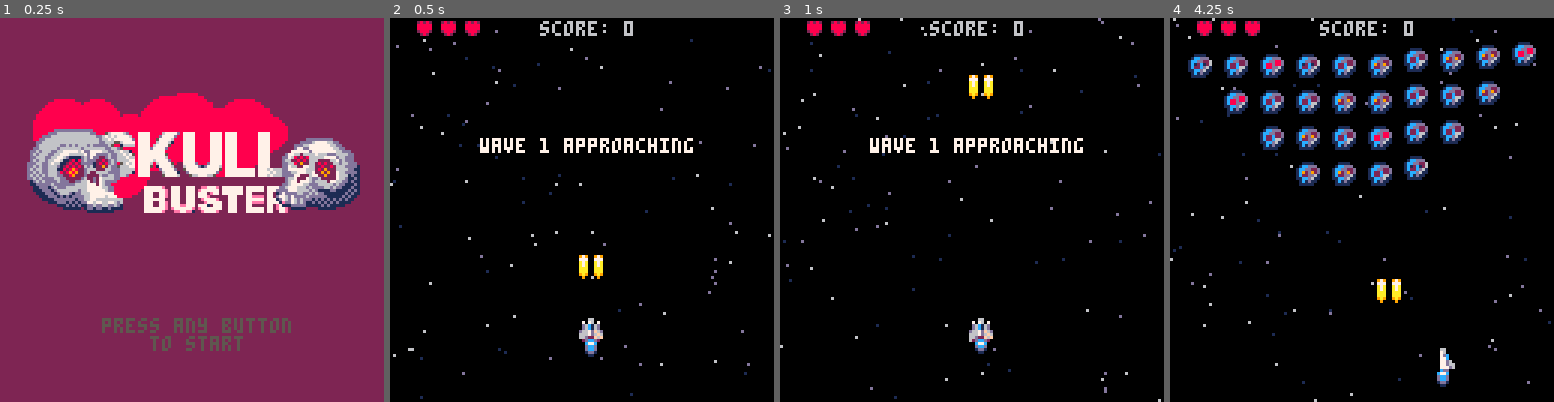
Above: before the commit, frames 1-4 (left to right).
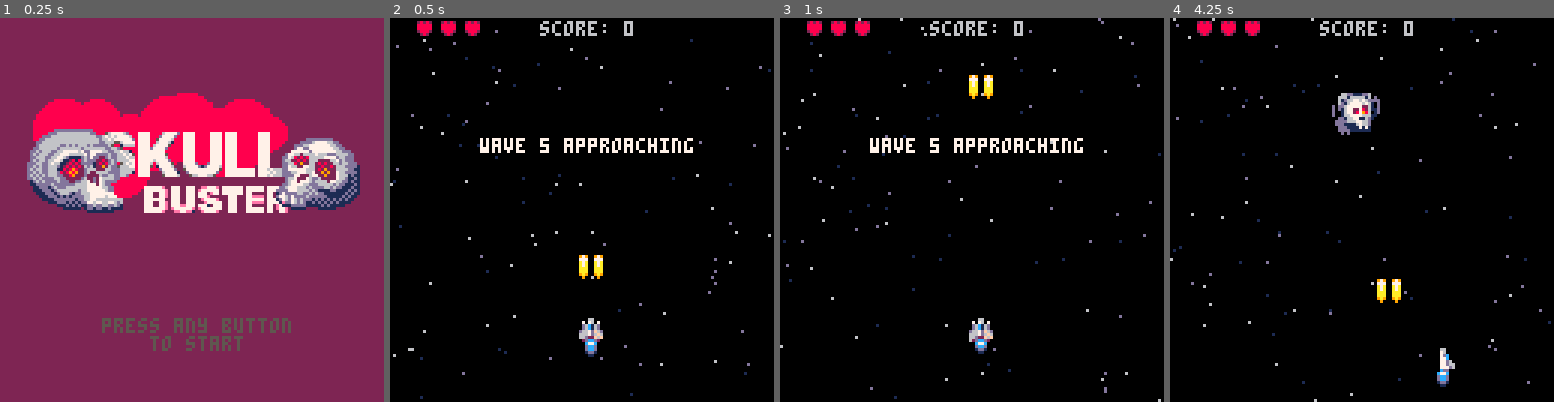
Above: after the commit, the same moments.

Repository: jimmac/pico-shed
Game: PICO-8 cartridge shmup.p8
Two runs of this game, one before a commit and one after it. Both use one fixed random seed, a clock stepped at 60 frames per second and the inputs below.
Inputs:
- Up to frame 1 (0.25 s): no input
- Up to frame 2 (0.5 s): tap X (X key) at 0.33 s
- Up to frame 3 (1 s): tap O (Z key) at 0.7 s
- Up to frame 4 (4.25 s): tap X (X key) at 1.07, 1.85, 2.97, 4.08 s; hold Right 1.6-2.1 s; tap O (Z key) every 0.4 s from 1.7 to 4.1 s; hold Up 2.15-2.42 s; hold Right 2.47-3.03 s; hold Left 3.08-3.58 s; hold Down 3.63-3.97 s; hold Right from 4.02 s (still down)

Frame 1 is identical in both runs. In frame 2, less than 0.1% of the frame differs, in the area x 39-42%, y 31-35%; in frame 3, less than 0.1%; in frame 4, 9.6%, in the area x 4-96%, y 6-44%.

Commit message:
better cracked skull

Diff:
--- a/shmup.p8
+++ b/shmup.p8
@@ -54,7 +54,7 @@
 	mode="wavetext"
 	flash=0
 	firet=0
-	wave=0
+	wave=4
 	nextwave()
 	wavet=160
 	nextfire=300
Not shown, changed: 47 lines of the sprite sheet (__gfx__) section of shmup.p8
